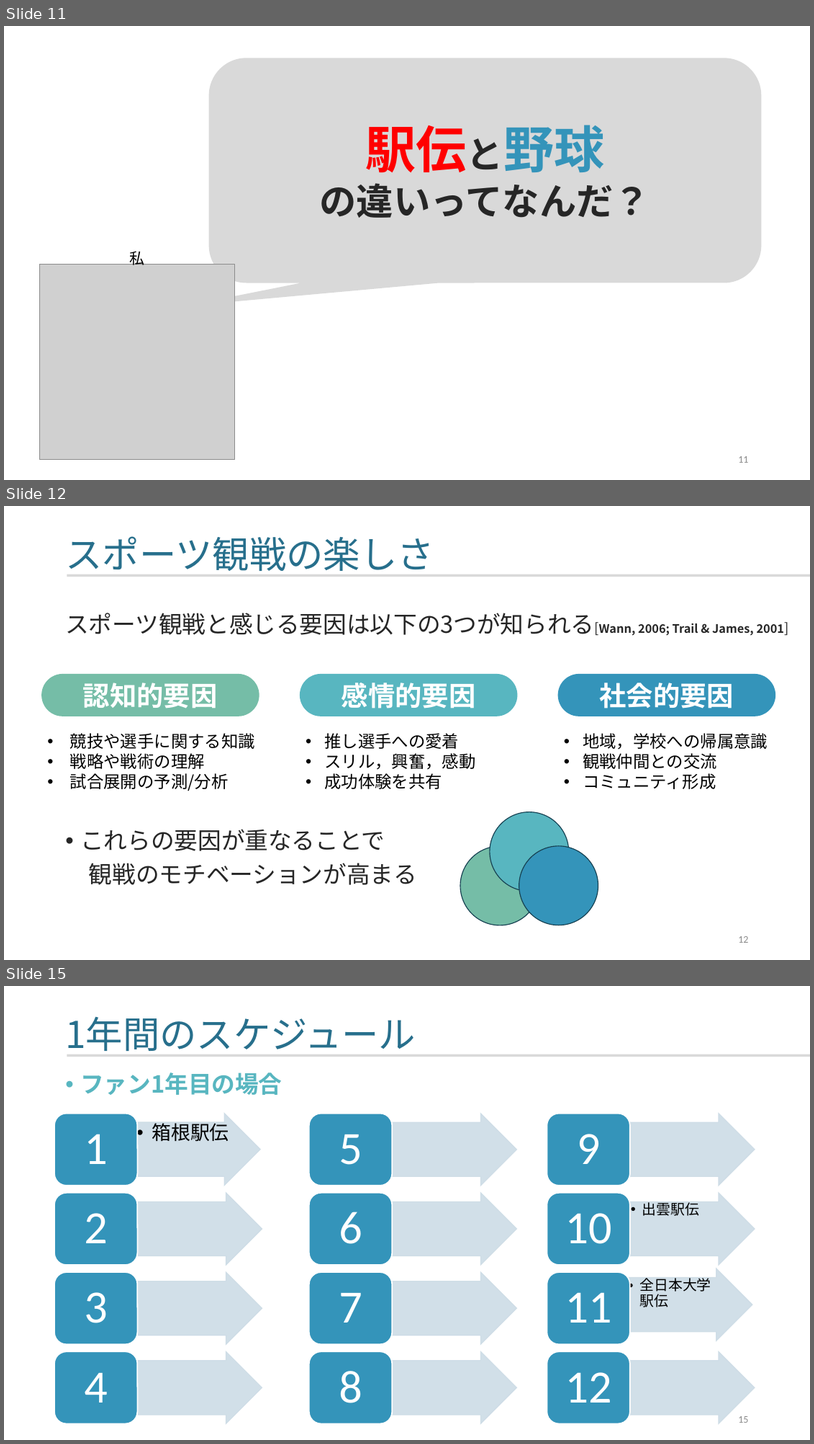
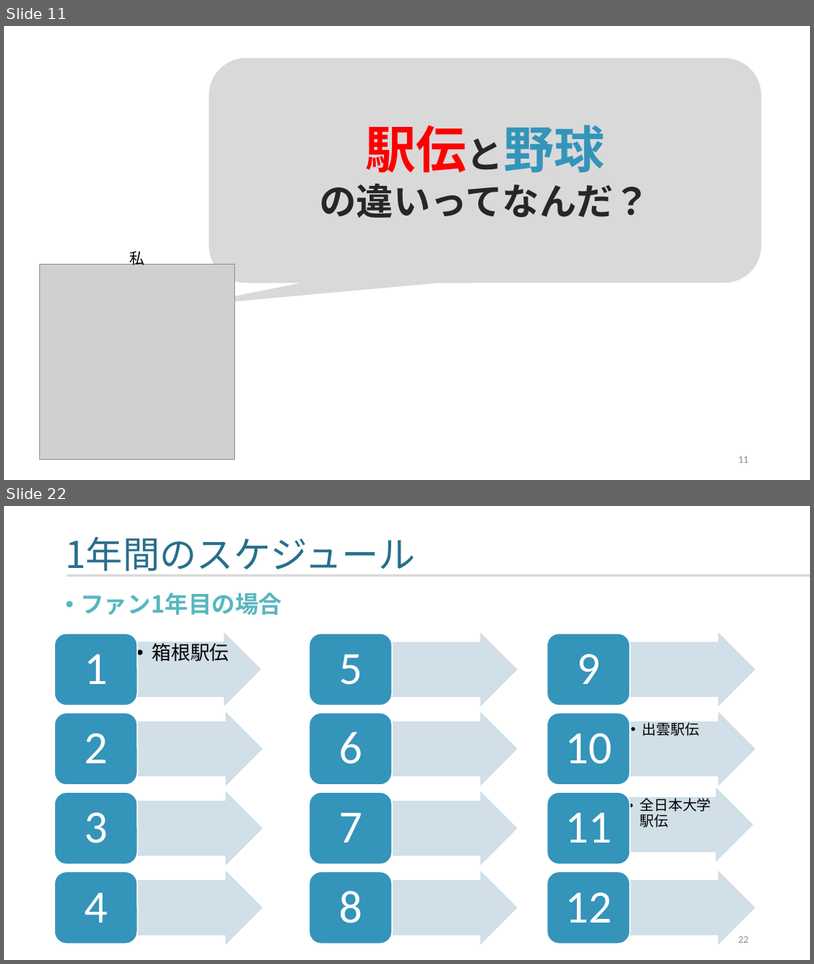
Before and after one commit to yamada-ai/java-prac, a slide deck: 2025_0131_箱根駅伝_aa.pptx. Shown one above the other, each under a label of ours: slides 11, 12 and 15 before the commit, slides 11 and 22 after it; the slides between them are not shown. The pictures are 814x1444 and 814x964 pixels, drawn with LibreOffice and Linux fonts; fonts in the diff are those of the drawing; grey boxes stand for pictures. Boxes give left, top, right and bottom in pixels: in the first picture for what was removed or moved away, otherwise in the second. Text is boxed around its words. In the diff, an @@ line names an element or a change of style, - is before the commit and + after.

```diff
--- a/2025_0131_箱根駅伝_aa.pptx
+++ b/2025_0131_箱根駅伝_aa.pptx
@@ slide 12 removed at box(4, 506, 810, 960), background #FFFFFF; not listed: 1 template element that a slide beside it also shows @@
@@ title removed at box(65, 536, 434, 571) @@
-スポーツ観戦の楽しさ
@@ text removed at box(65, 613, 785, 885) @@
-スポーツ観戦と感じる要因は以下の3つが知られる[Wann, 2006; Trail & James, 2001]
-• これらの要因が重なることで
-観戦のモチベーションが高まる
@@ rounded rectangle removed at box(41, 674, 260, 716) @@
-認知的要因
@@ rounded rectangle removed at box(300, 674, 517, 716) @@
-感情的要因
@@ rounded rectangle removed at box(558, 674, 776, 716) @@
-社会的要因
@@ text removed at box(70, 733, 255, 790) @@
-• 競技や選手に関する知識
-• 戦略や戦術の理解
-• 試合展開の予測/分析
@@ text removed at box(324, 733, 476, 789) @@
-• 推し選手への愛着
-• スリル，興奮，感動
-• 成功体験を共有
@@ text removed at box(583, 733, 768, 789) @@
-• 地域，学校への帰属意識
-• 観戦仲間との交流
-• コミュニティ形成
@@ ellipse removed at box(490, 812, 569, 891) @@
@@ ellipse removed at box(460, 846, 540, 925) @@
@@ ellipse removed at box(520, 846, 599, 925) @@
@@ page number removed at box(738, 936, 748, 942) @@
-12
@@ what was slide 15 is now slide 22 @@
@@ page number at box(738, 936, 748, 942): text changed @@
-15
+22
```
Also in this commit, not shown: 4 slides changed, 5 slides added, 1 other slide removed, 1 other file.
